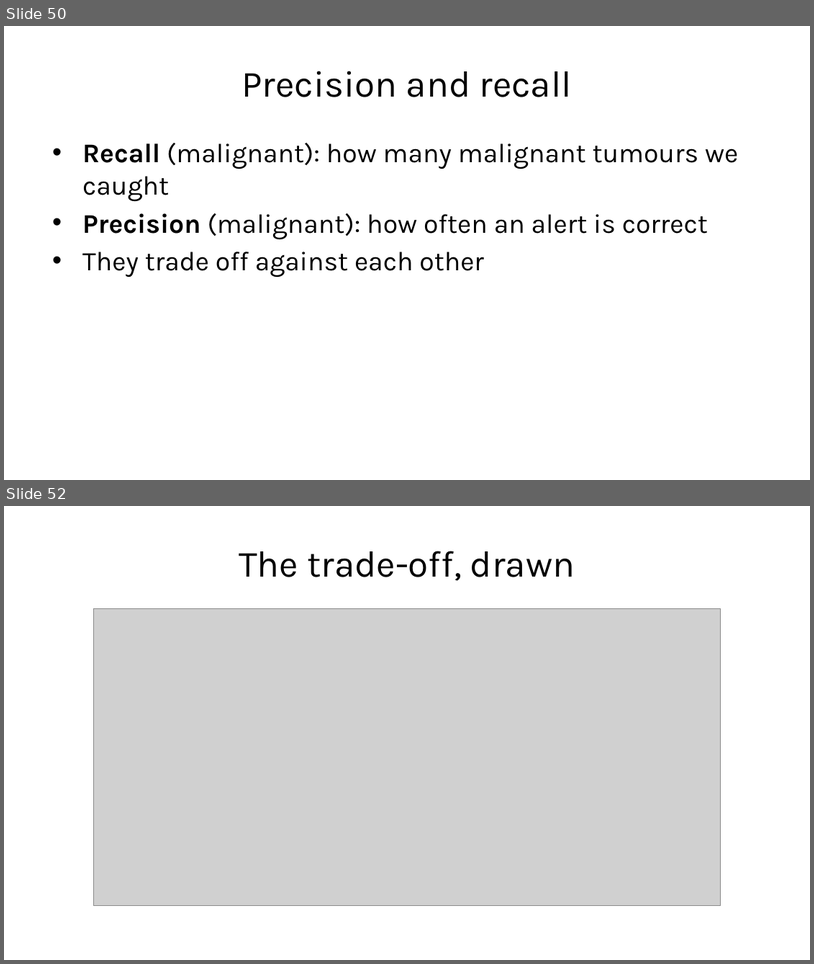
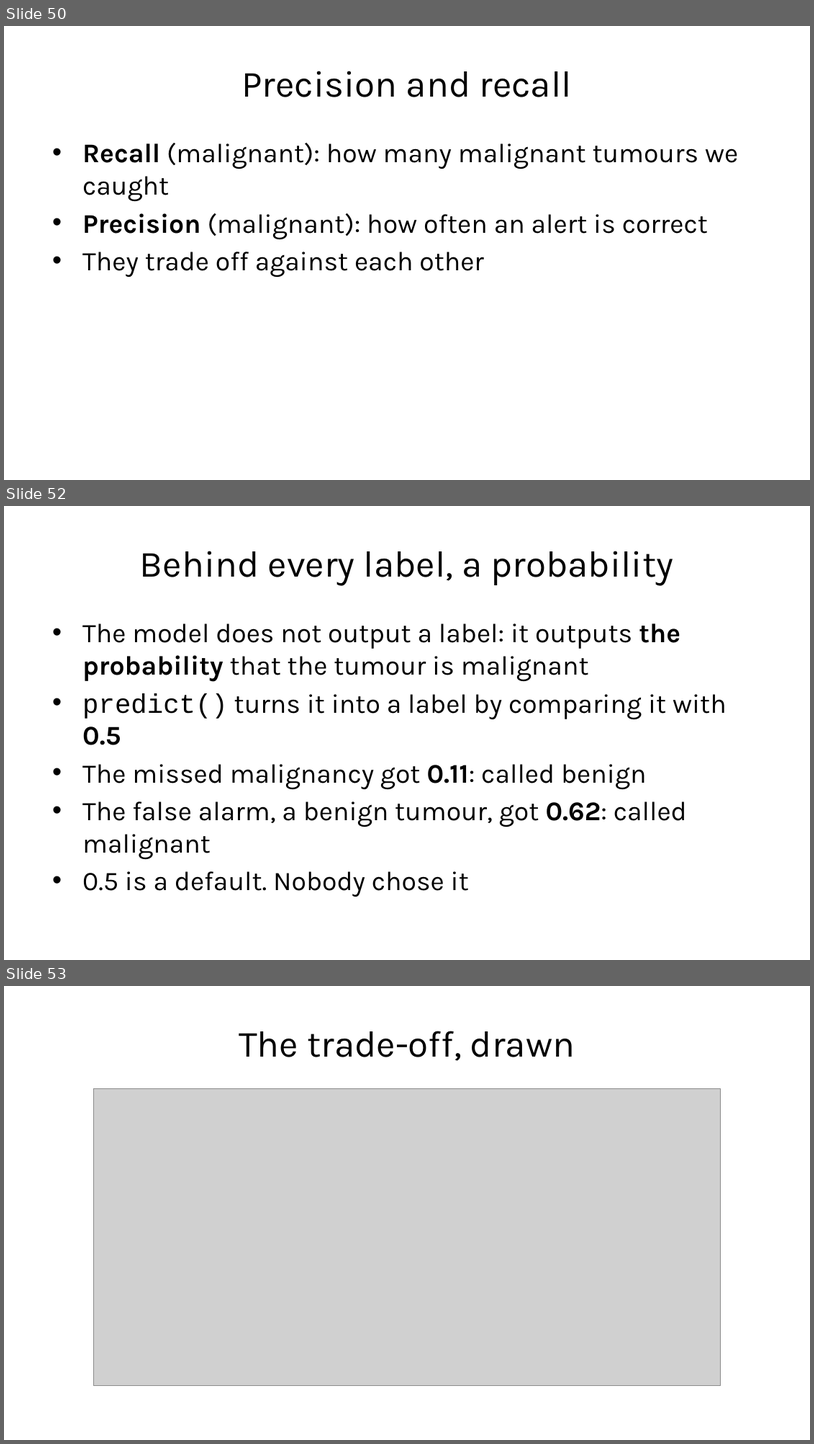
Before and after one commit to fabioantonini/technologies-for-artificial-intelligence, a slide deck: Lessons/01_introduction_and_workflow/Slides/introduction_and_workflow_slides.pptx. Shown one above the other, each under a label of ours: slides 50 and 52 before the commit, slides 50, 52 and 53 after it; the slides between them are not shown. The pictures are 814x964 and 814x1444 pixels, drawn with LibreOffice and Linux fonts; fonts in the diff are those of the drawing; grey boxes stand for pictures; background and template pictures are left out. Boxes give left, top, right and bottom in pixels: in the first picture for what was removed or moved away, otherwise in the second. Text is boxed around its words. In the diff, an @@ line names an element or a change of style, - is before the commit and + after.

```diff
--- a/Lessons/01_introduction_and_workflow/Slides/introduction_and_workflow_slides.pptx
+++ b/Lessons/01_introduction_and_workflow/Slides/introduction_and_workflow_slides.pptx
@@ slide 52 added at [4,506,810,960], background #FFFFFF @@
@@ title added at [140,551,674,585], 33 pt, text #1A1A1A @@
+Behind every label, a probability
@@ text added at [82,623,727,896], 24 pt, text #1A1A1A @@
+• The model does not output a label: it outputs the probability that the tumour is malignant
+• predict() turns it into a label by comparing it with 0.5
+• The missed malignancy got 0.11: called benign
+• The false alarm, a benign tumour, got 0.62: called malignant
+• 0.5 is a default. Nobody chose it
@@ what was slide 52 is now slide 53 @@
```
Also in this commit, not shown: 1 slide changed, 4 other files.
